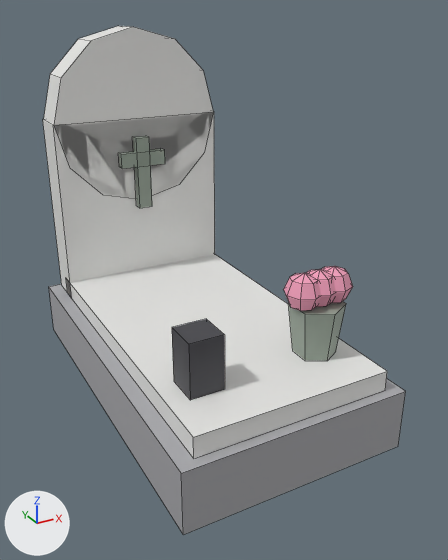
Before and after pictures for a commit that changed the FBX model Assets/Maps/Venecia/Models/VN_Tumba_A.fbx.
The view is the same before and after, from a camera (50 mm lens) standing at (-1.28, -2.61, 1.86) and looking at (0.06, -0.16, 0.64). The lights are fixed; the arrows at lower left show +X, +Y and +Z. The picture after the commit comes second. Mesh edges are drawn as thin lines. Where no turn or scale is listed for an object, it has been applied to the vertices.

Script lines for the objects in view, before the commit:
```python
me_vn_tumba_a = bpy.data.meshes.new('VN_Tumba_A')
me_vn_tumba_a.from_pydata(...)  # 170 vertices, 160 faces; spans x -0.55..0.55, y -0.95..0.95, z 0.0..1.77
# faces by material slot: [6, 26, 20, 96, 6, 6]
me_vn_tumba_a.materials.append(mat_vn_granite)  # grey #aaaaad
me_vn_tumba_a.materials.append(mat_vn_marble)  # white #eaeae7
me_vn_tumba_a.materials.append(mat_vn_bronze)  # grey #95a295
me_vn_tumba_a.materials.append(mat_vn_flower)  # pink #f3a0bc
me_vn_tumba_a.materials.append(mat_vn_dark)  # dark grey #45454b
me_vn_tumba_a.materials.append(mat_vn_lamp)  # pale pink #ffe7e1, glowing pale pink #ffe7e1
ob_vn_tumba_a = bpy.data.objects.new('VN_Tumba_A', me_vn_tumba_a)
ob_vn_tumba_a.location = (0.0, 0.0, 0.0)
```
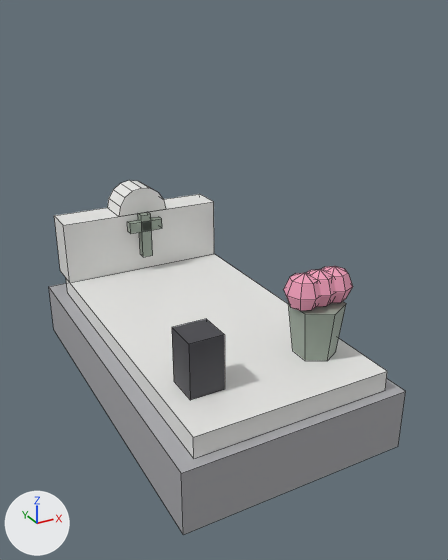
The change, as a diff of the scene's bpy script:
```diff
--- a/Assets/Maps/Venecia/Models/VN_Tumba_A.fbx.py
+++ b/Assets/Maps/Venecia/Models/VN_Tumba_A.fbx.py
@@ me_vn_tumba_a @@
 # used by ob_vn_tumba_a; location = (0.0, 0.0, 0.0)
-me_vn_tumba_a.from_pydata(...)  # 170 vertices, 160 faces; spans x -0.55..0.55, y -0.95..0.95, z 0.0..1.77
+me_vn_tumba_a.from_pydata(...)  # 164 vertices, 157 faces; spans x -0.55..0.55, y -0.95..0.95, z 0.0..0.9
+# me_vn_tumba_a part 1: a new loose piece, a box spanning x -0.47..0.47, y 0.72..0.92, z 0.4..0.75, in mat_vn_marble (white #eaeae7)
+# me_vn_tumba_a part 2: a new loose piece, a box spanning x -0.03..0.03, y 0.675..0.725, z 0.49..0.75, in mat_vn_bronze (grey #95a295)
+# me_vn_tumba_a part 3: a new loose piece, a box spanning x -0.1..0.1, y 0.675..0.725, z 0.65..0.71, in mat_vn_bronze (grey #95a295)
+# me_vn_tumba_a part 4: a new loose piece of 18 vertices spanning x -0.15..0.15, y 0.72..0.92, z 0.75..0.9, in mat_vn_marble (white #eaeae7)
+# me_vn_tumba_a part 5: the loose piece of 8 vertices spanning x -0.04..0.04, y 0.67..0.72, z 0.8..1.2 is deleted
+# me_vn_tumba_a part 6: the loose piece of 8 vertices spanning x -0.13..0.13, y 0.67..0.72, z 1.04..1.12 is deleted
+# me_vn_tumba_a part 7
+# 32 vertices are removed from x -0.47..0.47, y 0.71..0.93, z 0.3..1.77
+# 20 faces are deleted
 me_vn_tumba_a.materials.append(mat_vn_granite)
```

Where the change shows, as pixel boxes (x1, y1, x2, y2) in the pictures (448 x 560 px):
'VN_Tumba_A', reshaped (30% shorter)
    before: (43, 26, 406, 535)
    after: (49, 180, 406, 535)
part 1 of me_vn_tumba_a, added
    after: (54, 194, 214, 282)
part 2 of me_vn_tumba_a, added
    after: (138, 212, 153, 257)
part 3 of me_vn_tumba_a, added
    after: (127, 217, 162, 234)
part 4 of me_vn_tumba_a, added
    after: (107, 180, 166, 216)
part 5 of me_vn_tumba_a, deleted
    before: (133, 136, 152, 208)
part 6 of me_vn_tumba_a, deleted
    before: (118, 148, 165, 169)
part 7 of me_vn_tumba_a, deleted
    before: (43, 26, 215, 297)
